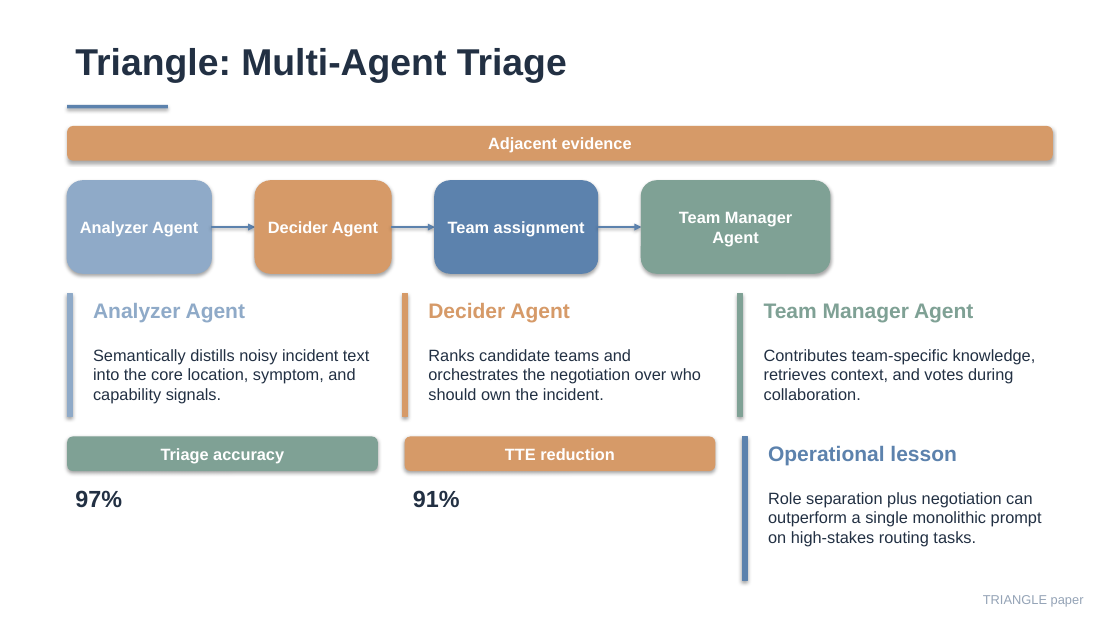
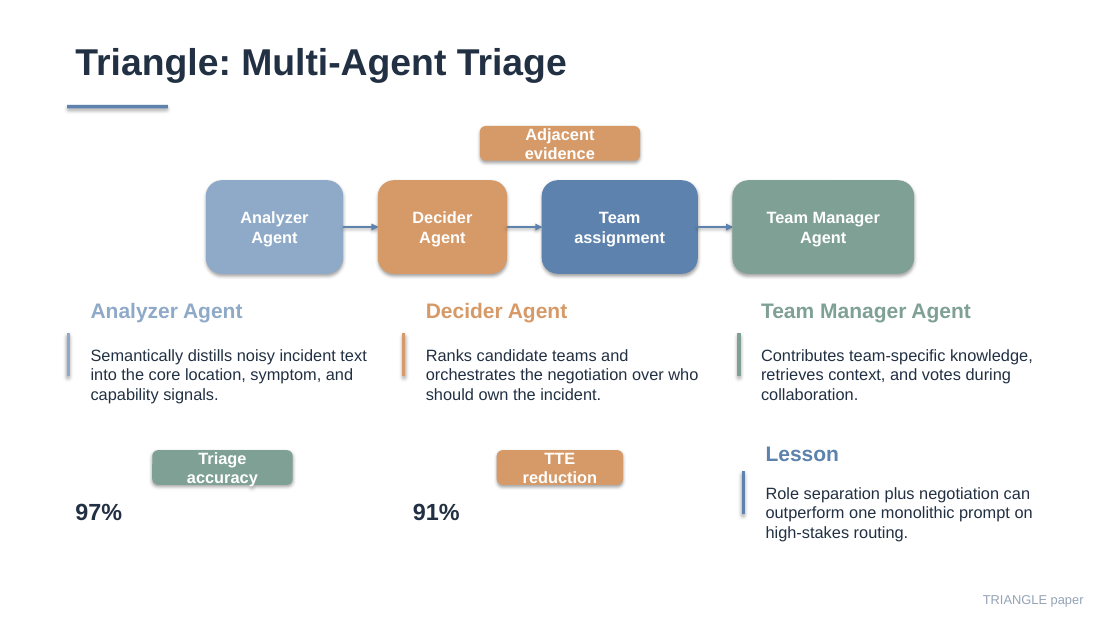
Before and after one commit to Lincyaw/paperops, a slide deck: slide 15 of examples/self-intro/diagnostic_world_model.pptx. Drawn at 1120x630 pixels with LibreOffice and Linux fonts; fonts in the diff are those of the drawing. Boxes give left, top, right and bottom in pixels: in the first picture for what was removed or moved away, otherwise in the second. Text is boxed around its words. In the diff, an @@ line names an element or a change of style, - is before the commit and + after.

Commit message:
Improve SlideCraft layout review workflow

```diff
--- a/examples/self-intro/diagnostic_world_model.pptx
+++ b/examples/self-intro/diagnostic_world_model.pptx
@@ rounded rectangle "Adjacent evidence": place and size @@
-rounded rectangle "Adjacent evidence" at [67,126,1053,160]
+rounded rectangle "Adjacent evidence" at [480,126,640,160]
@@ rounded rectangle "Analyzer Agent": place and size @@
-rounded rectangle "Analyzer Agent" at [67,181,212,273]
+rounded rectangle "Analyzer Agent" at [207,181,343,273]
@@ rounded rectangle "Decider Agent": place and size @@
-rounded rectangle "Decider Agent" at [255,181,392,273]
+rounded rectangle "Decider Agent" at [378,181,507,273]
@@ rounded rectangle "Team assignment": place and size @@
-rounded rectangle "Team assignment" at [435,181,598,273]
+rounded rectangle "Team assignment" at [543,181,697,273]
@@ rounded rectangle "Team Manager Agent": place and size @@
-rounded rectangle "Team Manager Agent" at [641,181,829,273]
+rounded rectangle "Team Manager Agent" at [734,181,914,273]
@@ arrow moved from (212, 227) - (255, 227) to (343, 227) - (378, 227) @@
@@ arrow moved from (392, 227) - (435, 227) to (507, 227) - (543, 227) @@
@@ arrow moved from (598, 227) - (641, 227) to (697, 227) - (734, 227) @@
@@ rectangle: place and size @@
-rectangle at [67,293,72,416]
+rectangle at [67,334,70,376]
@@ rectangle: place and size @@
-rectangle at [402,293,408,416]
+rectangle at [402,334,405,376]
@@ rectangle: place and size @@
-rectangle at [738,293,743,416]
+rectangle at [738,334,740,376]
@@ text at [766,446,839,461]: text changed @@
-Operational lesson
+Lesson
@@ rounded rectangle "Triage accuracy": place and size @@
-rounded rectangle "Triage accuracy" at [67,437,378,471]
+rounded rectangle "Triage accuracy" at [152,450,292,485]
@@ rounded rectangle "TTE reduction": place and size @@
-rounded rectangle "TTE reduction" at [405,437,716,471]
+rounded rectangle "TTE reduction" at [497,450,623,485]
@@ rectangle: place and size @@
-rectangle at [743,437,748,581]
+rectangle at [743,472,745,514]
@@ text "97%": place and size @@
-text "97%" at [75,490,122,508]
+text "97%" at [75,503,122,521]
@@ text "91%": place and size @@
-text "91%" at [413,490,460,507]
+text "91%" at [413,503,460,520]
@@ text at [766,487,1033,542]: text changed @@
-Role separation plus negotiation can outperform a single monolithic prompt on high-stakes routing tasks.
+Role separation plus negotiation can outperform one monolithic prompt on high-stakes routing.
```
Also in this commit, not shown: 19 other slides changed, 35 other files.
